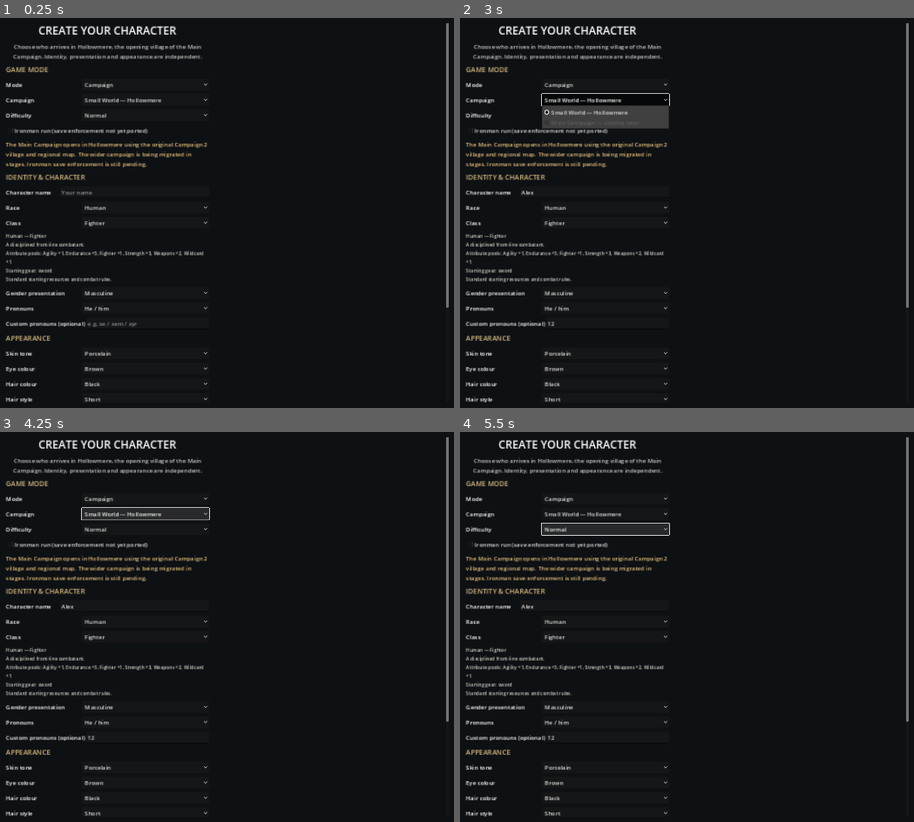
Above: before the commit, frames 1-4 (two rows, left to right).
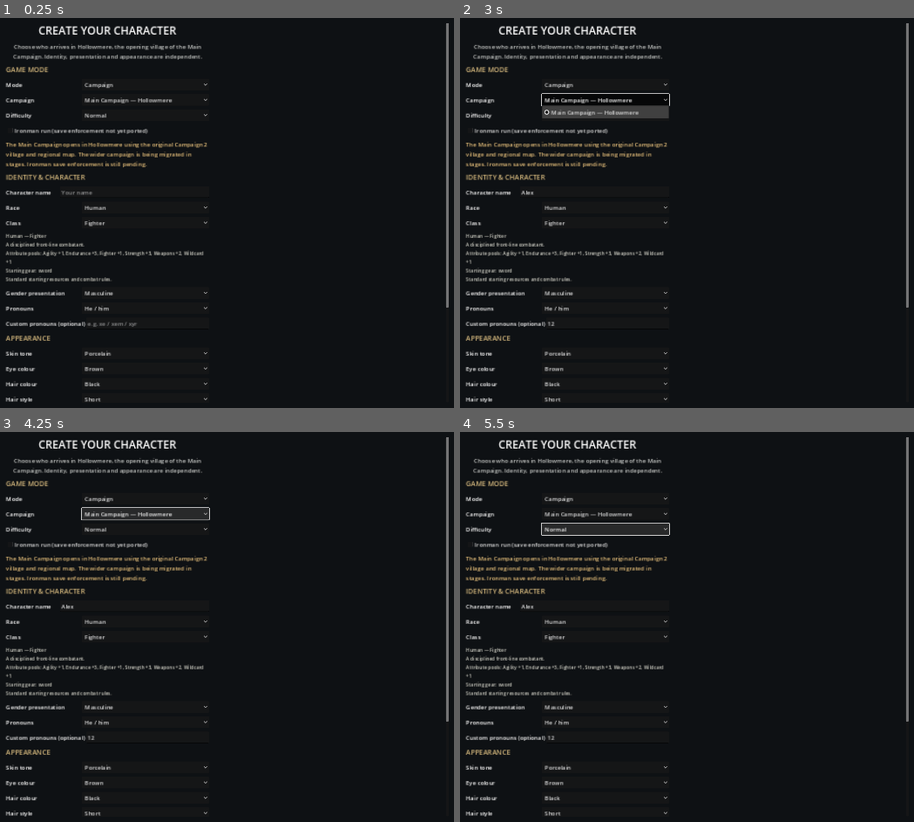
Above: after the commit, the same moments.

Repository: ScottENOC/Silverhart-Saga-3D
Game: Godot game, scene res://scenes/main.tscn
Two runs of this game, one before a commit and one after it. Both use one fixed random seed, a clock stepped at 60 frames per second and the inputs below.
Inputs (mouse positions are in pixels of both pictures, inside the frame that each line leads up to):
- Up to frame 1 (0.25 s): no input
- Up to frame 2 (3 s): click (596, 193) at 0.52 s; type "Alex" at 0.6 s; click (609, 322) at 0.75 s; type "12" at 0.83 s; click "Campaign" at 1.25 s; click "Campaign" at 2 s; click (605, 99) at 2.75 s, where only the run after the commit has a clickable "Main Campaign — Hollowmere"
- Up to frame 3 (4.25 s): click (145, 513) at 3.5 s, where only the run after the commit has a clickable "Main Campaign — Hollowmere"
- Up to frame 4 (5.5 s): click "Normal" at 4.25 s; click "Normal" at 5 s

The runs differ from the first frame. In frame 1, 0.1% of the frame differs, in the area x 18-39%, y 20-22%; in frame 2, 1.0%, in the area x 18-47%, y 20-29%; in frame 3, 0.1%; in frame 4, 0.1%.

Commit message:
Select the Main Campaign instead of the placeholder small world

Diff:
--- a/scripts/ui/player_character_creator.gd
+++ b/scripts/ui/player_character_creator.gd
@@ -83,10 +83,8 @@
 
     _section(panel, "GAME MODE")
     game_mode_select = _option_row(panel, "Mode", ["Campaign", "Arena"])
-    campaign_select = _option_row(panel, "Campaign", ["Small World — Hollowmere", "Main Campaign — coming later"])
+    campaign_select = _option_row(panel, "Campaign", ["Main Campaign — Hollowmere"])
     campaign_select.set_item_metadata(0, "2")
-    campaign_select.set_item_metadata(1, "3")
-    campaign_select.set_item_disabled(1, true)
     difficulty_select = _option_row(panel, "Difficulty", ["Easy", "Normal", "Hard"])
     for i in range(3):
         difficulty_select.set_item_metadata(i, ["easy", "normal", "hard"][i])
